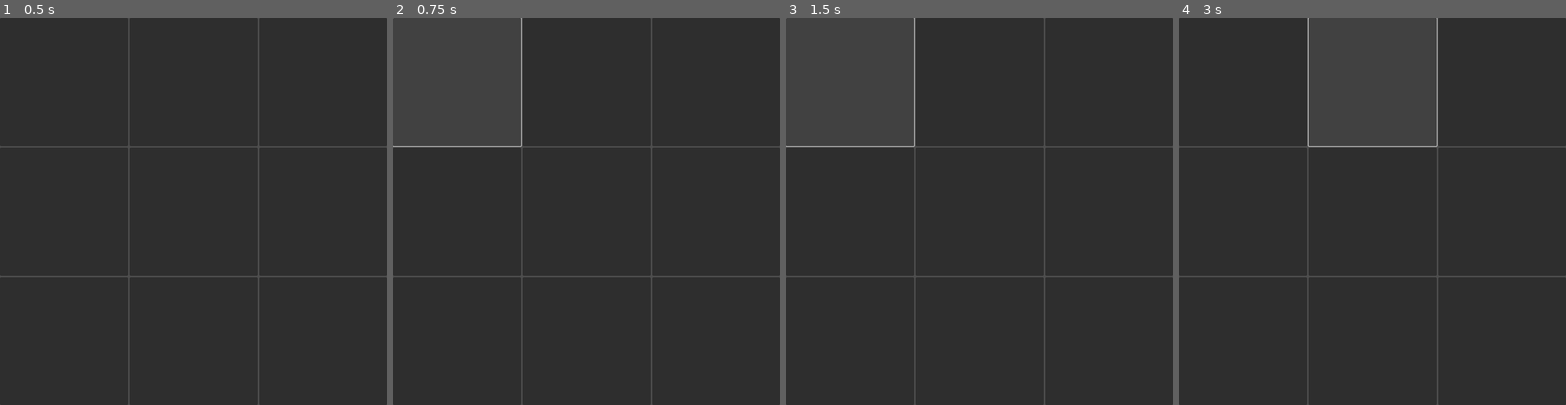
Above: before the commit, frames 1-4 (left to right).
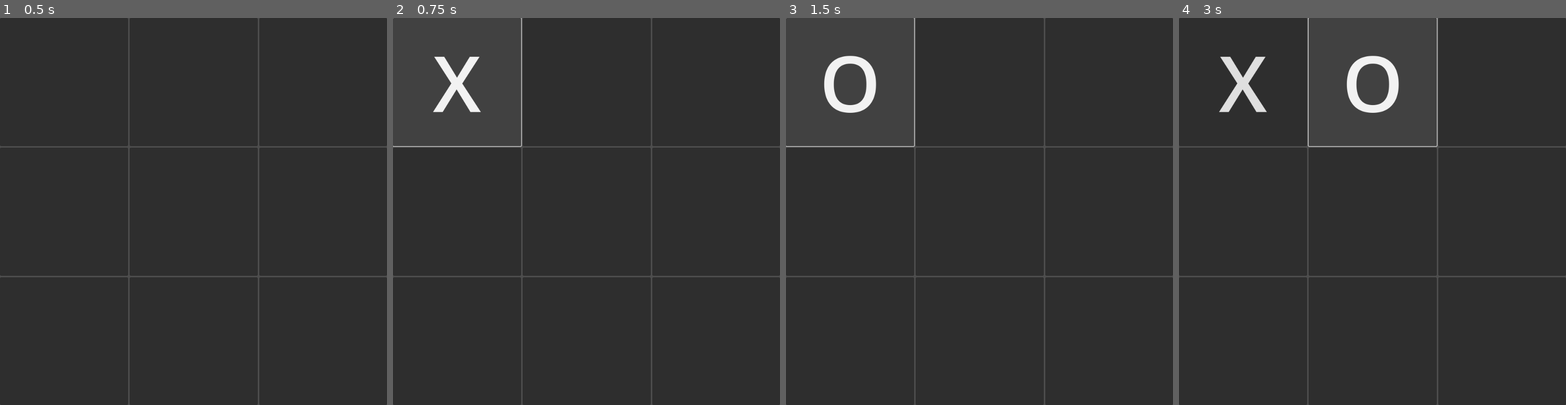
Above: after the commit, the same moments.

Repository: Vorgenstad/tic-tac-toe
Game: Godot game, scene res://scenes/game.tscn
The game is run twice, just before and just after one commit, with the same random seed, the same clock (stepped at 60 frames per second) and the same inputs.
Inputs (mouse positions are in pixels of both pictures, inside the frame that each line leads up to):
- Up to frame 1 (0.5 s): no input
- Up to frame 2 (0.75 s): click (458, 83) at 0.5 s
- Up to frame 3 (1.5 s): click (851, 83) at 1.25 s
- Up to frame 4 (3 s): click (1244, 83) at 2 s; click (1372, 83) at 2.75 s

Frame 1 is identical in both runs. In frame 2, 0.7% of the frame differs, in the area x 10-23%, y 10-25%; in frame 3, 0.9%; in frame 4, 1.6%, in the area x 10-57%, y 9-25%.

Commit message:
Added ability to mark the cells with alternating values

Diff:
--- a/scenes/board.gd
+++ b/scenes/board.gd
@@ -1,6 +1,11 @@
 extends CanvasLayer
 
+signal cell_pressed(x: int, y: int)
+
 @onready var _grid := _initialize_grid()
+
+func mark_cell(x: int, y: int, value: Constants.CellValue) -> void:
+	_grid[x][y].mark(value)
 
 func _initialize_grid() -> Array:
 	var grid = [[], [], []]
@@ -18,4 +23,4 @@
 	return grid
 
 func _on_cell_pressed(x: int, y: int) -> void:
-	_grid[x][y].test()
+	cell_pressed.emit(x, y)
--- a/scenes/cell.gd
+++ b/scenes/cell.gd
@@ -9,5 +9,8 @@
     _x = x
     _y = y
 
-func test() -> void:
-    print("pressed " + str(_x) + str(_y))
+func mark(value: Constants.CellValue) -> void:
+    if value == Constants.CellValue.X:
+        text = "X"
+    else:
+        text = "O"
--- /dev/null
+++ b/scenes/constants.gd
@@ -0,0 +1,7 @@
+class_name Constants
+
+enum CellValue
+{
+    X,
+    O,
+}
--- /dev/null
+++ b/scenes/game.gd
@@ -0,0 +1,8 @@
+extends Node2D
+
+var _current_value = Constants.CellValue.X
+
+func _on_board_cell_pressed(x: int, y: int) -> void:
+	%Board.mark_cell(x, y, _current_value)
+
+	_current_value = Constants.CellValue.O if _current_value == Constants.CellValue.X else Constants.CellValue.X
--- a/scenes/game.tscn
+++ b/scenes/game.tscn
@@ -1,7 +1,12 @@
-[gd_scene load_steps=2 format=3 uid="uid://obpy71unsy5c"]
+[gd_scene load_steps=3 format=3 uid="uid://obpy71unsy5c"]
 
 [ext_resource type="PackedScene" uid="uid://hvp6prorlex" path="res://scenes/board.tscn" id="1_ggurm"]
+[ext_resource type="Script" path="res://scenes/game.gd" id="1_j3p2g"]
 
 [node name="Game" type="Node2D"]
+script = ExtResource("1_j3p2g")
 
 [node name="Board" parent="." instance=ExtResource("1_ggurm")]
+unique_name_in_owner = true
+
+[connection signal="cell_pressed" from="Board" to="." method="_on_board_cell_pressed"]
